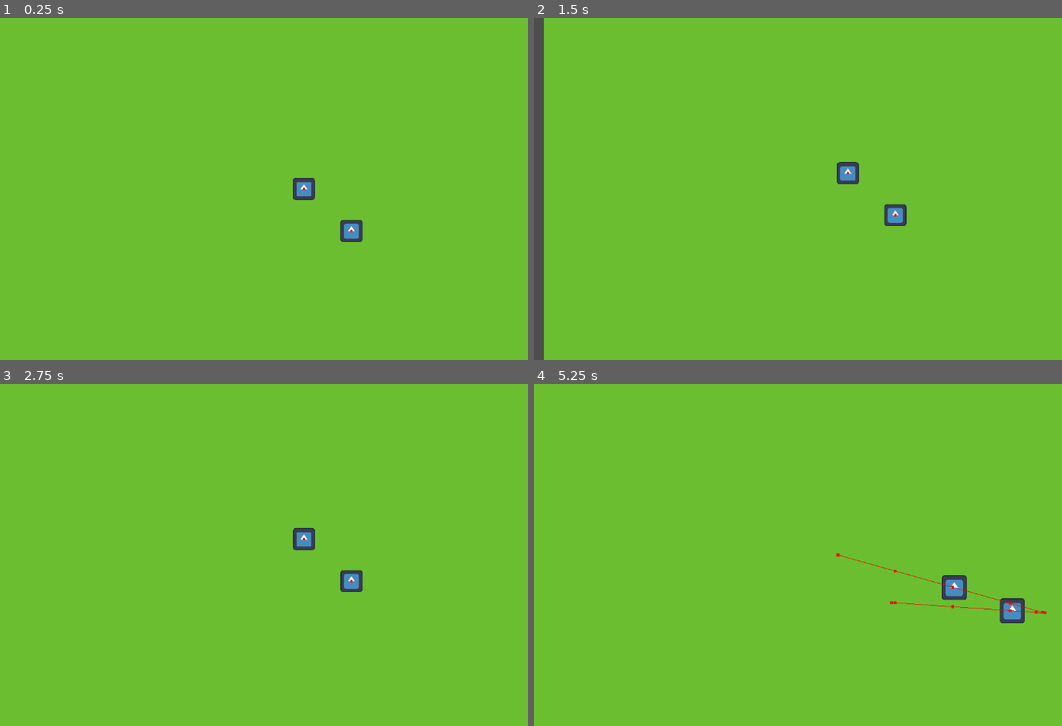
Above: before the commit, frames 1-4 (two rows, left to right).
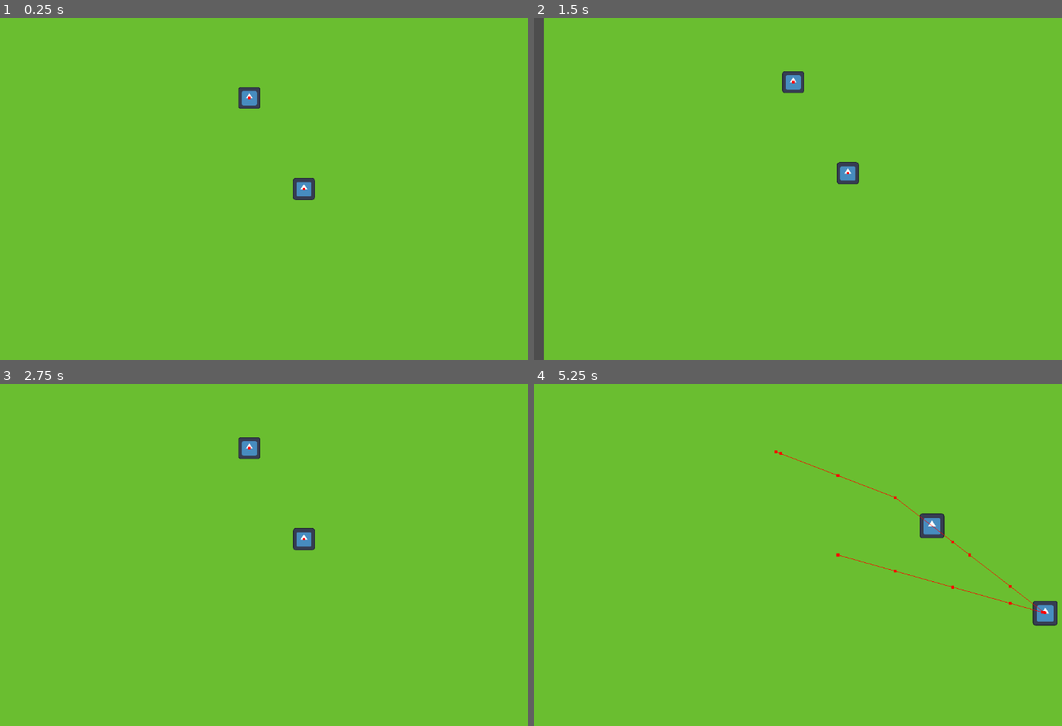
Above: after the commit, the same moments.

Repository: johannfh/RiftStrike
Game: Godot game, scene res://scenes/World.tscn
Same seed, same stepped clock (60 frames per second), same inputs: the game is played once before the commit and once after it. The engine's default icon, where the game draws it, is replaced by a stand-in: a white triangle on a blue panel in a dark square.
Inputs (mouse positions are in pixels of both pictures, inside the frame that each line leads up to):
- Up to frame 1 (0.25 s): no input
- Up to frame 2 (1.5 s): tap Enter at 0.5 s; move the mouse to (972, 171) at 0.52 s; tap S (camera_down) at 0.6 s; tap Space at 1.25 s; move the mouse to (718, 206) at 1.27 s; tap A (camera_left) at 1.35 s
- Up to frame 3 (2.75 s): tap Enter at 2 s; move the mouse to (364, 479) at 2.02 s; tap D (camera_right) at 2.1 s
- Up to frame 4 (5.25 s): tap Space at 2.75 s; move the mouse to (808, 623) at 2.77 s; tap W (camera_up) at 2.85 s; tap Enter at 3.5 s; move the mouse to (1019, 606) at 3.52 s; right-click (1019, 606) at 3.6 s; move the mouse to (655, 503) at 4.27 s; tap Shift (shift) at 4.35 s; move the mouse to (866, 555) at 5.02 s; tap Mouse wheel up (zoom_in) at 5.1 s

The runs differ from the first frame. In frame 1, 0.5% of the frame differs, in the area x 45-69%, y 20-66%; in frame 2, 0.5%; in frame 3, 0.5%; in frame 4, 1.6%, in the area x 45-100%, y 19-71%.

Commit message:
modular upgrades (movement speed)

Diff:
--- /dev/null
+++ b/resources/unit_upgrades/move_speed_upgrade/double_speed.tres
@@ -0,0 +1,8 @@
+[gd_resource type="Resource" script_class="UnitUpgradeSpeed" load_steps=2 format=3 uid="uid://bje43svmdrein"]
+
+[ext_resource type="Script" path="res://resources/unit_upgrades/move_speed_upgrade/move_speed_upgrade.gd" id="1_q4h7s"]
+
+[resource]
+script = ExtResource("1_q4h7s")
+multiplier = 2.0
+name = ""
--- /dev/null
+++ b/resources/unit_upgrades/move_speed_upgrade/move_speed_upgrade.gd
@@ -0,0 +1,4 @@
+class_name UnitUpgradeMoveSpeed
+extends UnitUpgrade
+
+@export var multiplier: float
--- /dev/null
+++ b/resources/unit_upgrades/unit_upgrade.gd
@@ -0,0 +1,2 @@
+class_name UnitUpgrade
+extends Resource
--- a/scenes/World.tscn
+++ b/scenes/World.tscn
@@ -1,9 +1,11 @@
-[gd_scene load_steps=8 format=4 uid="uid://depbhjumchk3u"]
+[gd_scene load_steps=10 format=4 uid="uid://depbhjumchk3u"]
 
 [ext_resource type="Script" path="res://scenes/world.gd" id="1_1lukw"]
 [ext_resource type="Script" path="res://scenes/camera.gd" id="2_12qvs"]
 [ext_resource type="PackedScene" uid="uid://cxi70ygv1ky5l" path="res://units/BasicUnit.tscn" id="3_0vtaq"]
 [ext_resource type="Texture2D" uid="uid://dy5ndjh7m11ri" path="res://units/TilePlaceholders.png" id="4_3rtu0"]
+[ext_resource type="Script" path="res://resources/unit_upgrades/unit_upgrade.gd" id="5_iiej1"]
+[ext_resource type="Resource" uid="uid://bje43svmdrein" path="res://resources/unit_upgrades/move_speed_upgrade/double_speed.tres" id="6_yfp84"]
 
 [sub_resource type="NavigationPolygon" id="NavigationPolygon_nlov8"]
 vertices = PackedVector2Array(32, 32, -32, 32, -32, -32, 32, -32)
@@ -42,8 +44,9 @@
 [node name="Units" type="Node2D" parent="."]
 
 [node name="Unit" parent="Units" groups=["units"] instance=ExtResource("3_0vtaq")]
+upgrades = Array[ExtResource("5_iiej1")]([ExtResource("6_yfp84")])
 
 [node name="Unit2" parent="Units" groups=["units"] instance=ExtResource("3_0vtaq")]
-position = Vector2(60, 53)
+position = Vector2(-69, -115)
 
 [connection signal="move_command" from="Camera" to="." method="_on_move_command"]
--- a/scenes/camera.gd
+++ b/scenes/camera.gd
@@ -5,7 +5,6 @@
 
 const MIN_ZOOM = Vector2(1, 1)
 const MAX_ZOOM = Vector2(20, 20)
-
 
 signal move_command(target: Vector2, append: bool)
 
--- a/units/basic_unit.gd
+++ b/units/basic_unit.gd
@@ -1,7 +1,15 @@
 class_name BasicUnit
 extends Unit
 
-@export var speed: float = 5000
+@export var speed: float = 120
+
+func get_speed() -> float:
+	var result = speed
+	for upgrade in upgrades:
+		if upgrade is UnitUpgradeMoveSpeed:
+			result *= upgrade.multiplier
+	return result
+
 @onready var nav_agent: NavigationAgent2D = $NavigationAgent
 
 func _ready() -> void:
@@ -22,10 +30,13 @@
 				commands.remove_at(0)
 	var next_path_pos = nav_agent.get_next_path_position()
 	var direction = global_position.direction_to(next_path_pos)
-	velocity = direction * speed * delta
+	velocity = direction * get_speed()
 
 	if not nav_agent.is_navigation_finished():
 		move_and_slide()
 
 func make_path(pos: Vector2):
 	nav_agent.target_position = pos
+
+func takes_upgrade(upgrade: UnitUpgrade):
+	return upgrade is UnitUpgradeMoveSpeed
--- a/units/unit.gd
+++ b/units/unit.gd
@@ -2,3 +2,15 @@
 extends CharacterBody2D
 
 var commands: Array[Command] = []
+@export var upgrades: Array[UnitUpgrade] = []
+
+func add_upgrade(upgrade: UnitUpgrade) -> void:
+	self.upgrades.append(upgrade)
+
+func remove_upgrade(upgrade: UnitUpgrade) -> void:
+	var idx = upgrades.find(upgrade)
+	if idx != -1:
+		upgrades.remove_at(idx)
+
+func takes_upgrade(upgrade: UnitUpgrade) -> bool:
+	return false
